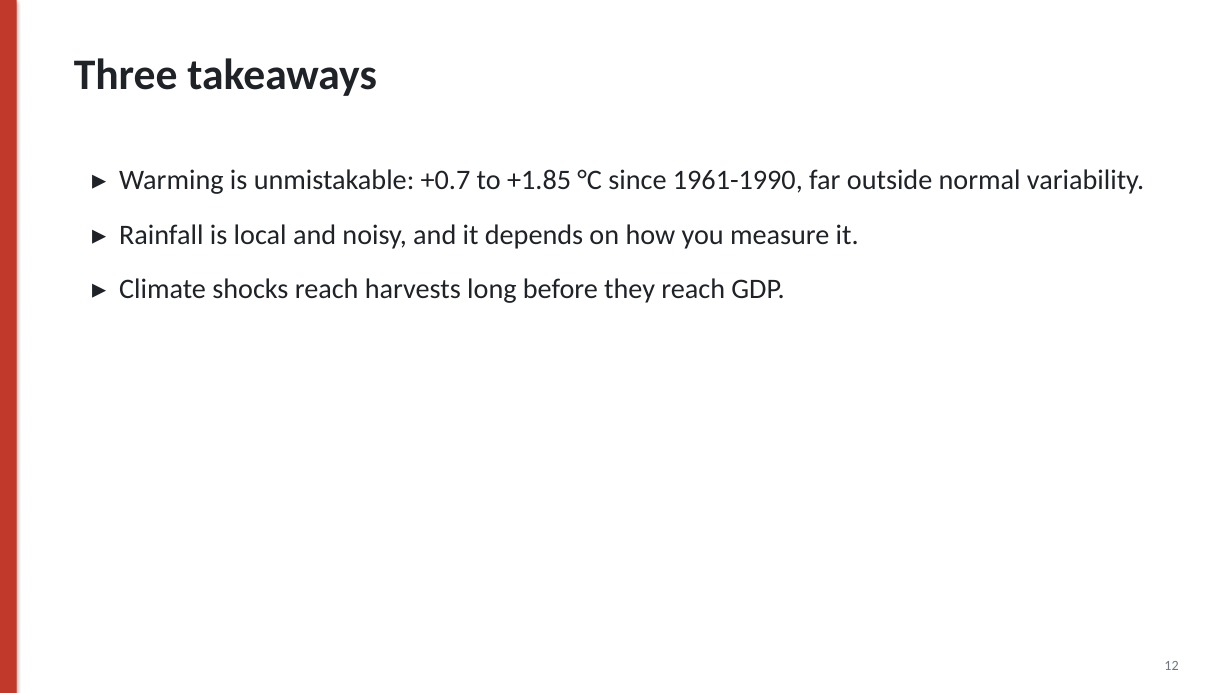
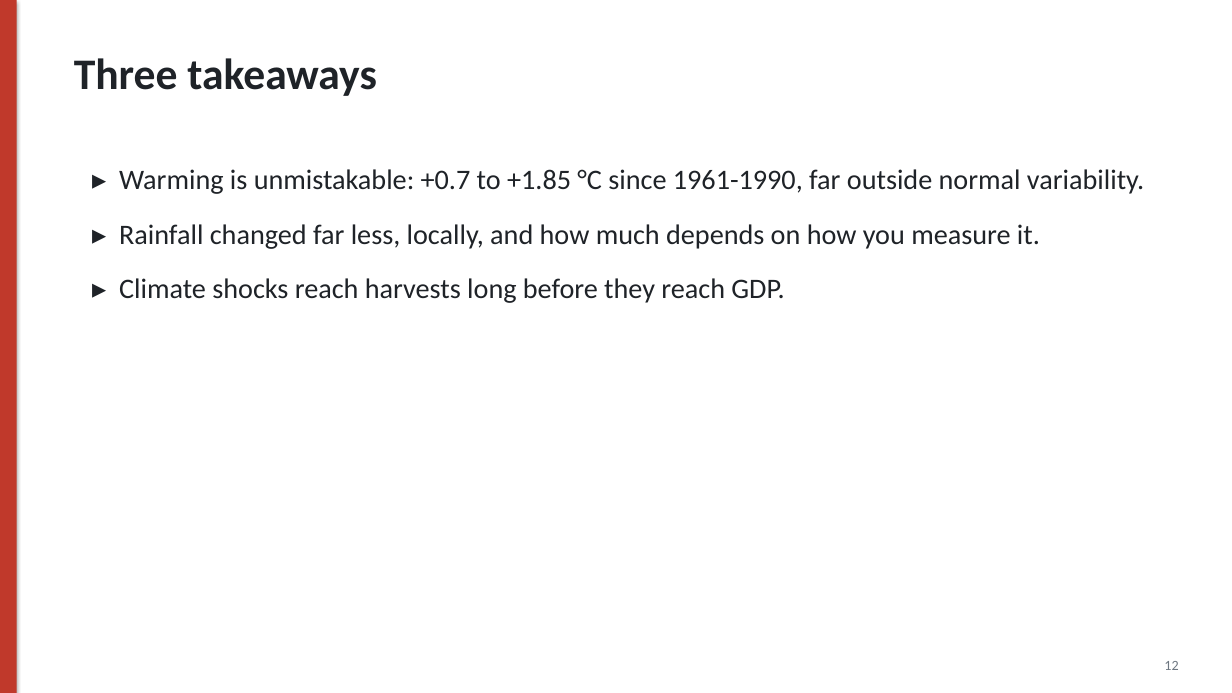
Before and after one commit to Polluxgnr/Environemental-economics-, a slide deck: slide 12 of presentation/Track1_presentation.pptx. Drawn at 1232x693 pixels with LibreOffice and Linux fonts; fonts in the diff are those of the drawing. Boxes give left, top, right and bottom in pixels: in the first picture for what was removed or moved away, otherwise in the second. Text is boxed around its words. In the diff, an @@ line names an element or a change of style, - is before the commit and + after.

Commit message:
Align slides and spoken script with the revised paper
Model 4 (with country trends) is now the preferred specification in the
generated deck and the designed deck; compound heat-drought years, rainfall
measurable in 4 countries, and the one-year crop effect.

```diff
--- a/presentation/Track1_presentation.pptx
+++ b/presentation/Track1_presentation.pptx
@@ text at [119,224,1040,249]: text changed @@
-▸ Rainfall is local and noisy, and it depends on how you measure it.
+▸ Rainfall changed far less, locally, and how much depends on how you measure it.
```
Also in this commit, not shown: 2 other slides changed, 12 other files.
